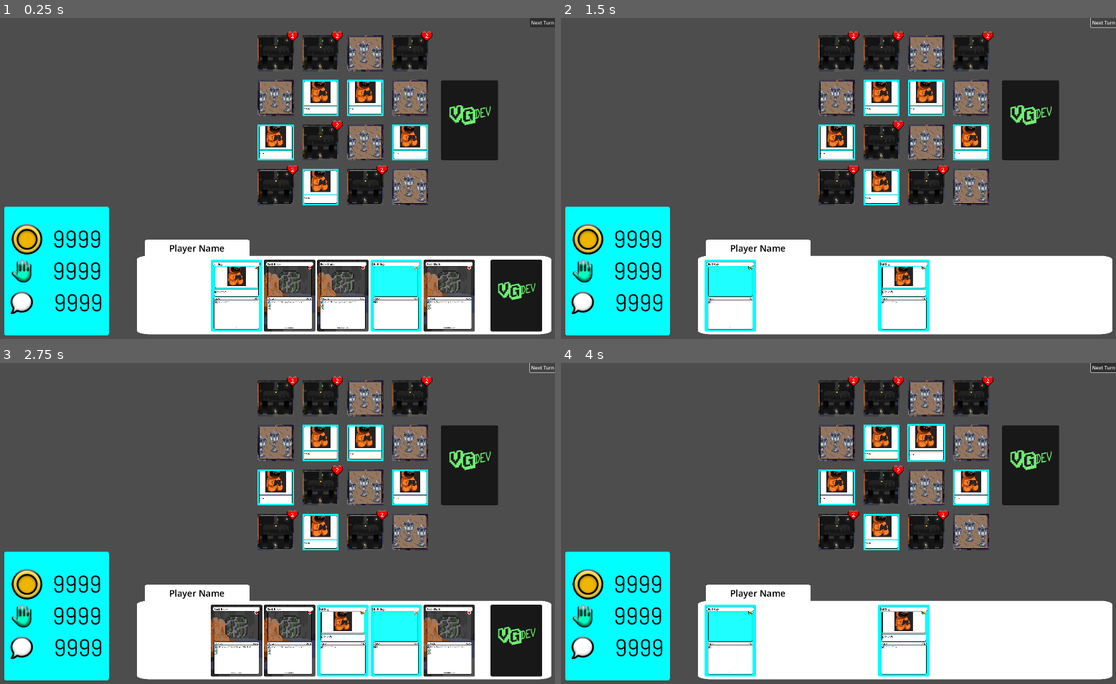
Above: before the commit, frames 1-4 (two rows, left to right).
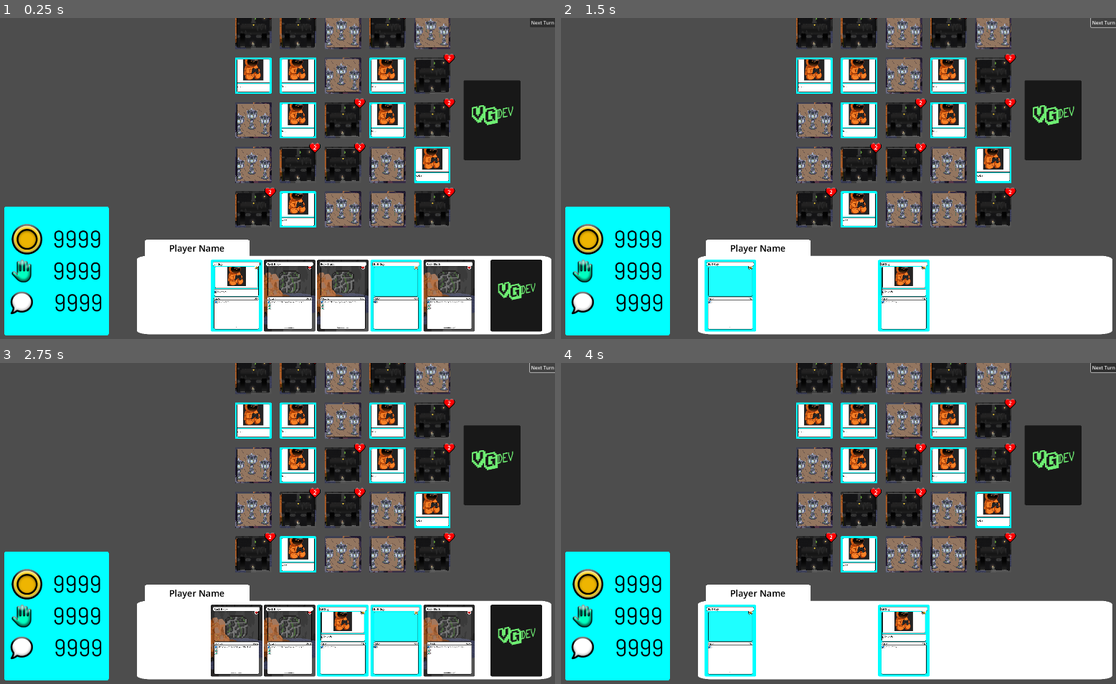
Above: after the commit, the same moments.

Repository: Maurdeer/VGDimensions
Game: Godot game, scene res://_scenes/networking/sandbox.tscn
Same seed, same stepped clock (60 frames per second), same inputs: the game is played once before the commit and once after it.
Inputs (mouse positions are in pixels of both pictures, inside the frame that each line leads up to):
- Up to frame 1 (0.25 s): no input
- Up to frame 2 (1.5 s): click "Next Turn" at 0.5 s; click "Next Turn" at 1.25 s
- Up to frame 3 (2.75 s): click "Next Turn" at 2 s
- Up to frame 4 (4 s): tap Enter at 2.75 s; drag from (838, 398) to (927, 443) at 2.77 s; tap Space at 3.5 s; drag from (838, 398) to (927, 443) at 3.52 s

The runs differ from the first frame. In frame 1, 22% of the frame differs, in the area x 42-94%, y 0-66%; in frame 2, 22%; in frame 3, 22%; in frame 4, 22%.

Commit message:
resolved some states

Diff:
--- a/_scenes/networking/sandbox.tscn
+++ b/_scenes/networking/sandbox.tscn
@@ -28,6 +28,7 @@
 script = ExtResource("1_em4v1")
 cards = Array[ExtResource("2_cs1dx")]([ExtResource("3_5h11k"), ExtResource("3_5h11k"), ExtResource("3_5h11k"), ExtResou …(184 unchanged characters)…
 card_pack = ExtResource("5_dy7xj")
+initial_grid_size = Vector2i(5, 5)
 infinite_resources = true
 
 [node name="Camera2D" type="Camera2D" parent="."]
--- a/_scripts/RiftGrid.gd
+++ b/_scripts/RiftGrid.gd
@@ -80,8 +80,13 @@
 	#get card from deck
 	var new_card: Card
 	if _rift_deck.is_empty():
+		# Must have cards in discard pile to shuffle in
 		_rift_deck.mergeDeck(_rift_discard_pile)
 		_rift_deck.shuffleDeck()
+
+	if _rift_deck.is_empty():
+		# Holy bananza bro, time to double this deck I guess
+		_double_rift_deck()
 
 	new_card = _rift_deck.remove_top_card()
 
@@ -167,9 +172,9 @@
 		place_card(deck_pos_b, temp_deck.remove_top_card())
 
 func shuffle_card_back_in_deck(shuffleCard: Card, targetDeck: Deck):
+	shuffleCard.card_sm.transition_to_state(CardStateMachine.StateType.UNDEFINED)
 	targetDeck.addCard(shuffleCard)
 	targetDeck.shuffleDeck()
-	return
 
 func shift_decks_horizontally(start_pos: Vector2i, offset: int):
 	if not is_valid_pos(start_pos):
@@ -284,3 +289,12 @@
 	for y in rift_grid_height:
 		for x in rift_grid_width:
 			grid[y][x].get_top_card().on_state_of_grid_change()
+
+# Only when things get CRAAAAZZZZZYYY
+# This should hopefully not happen, unless the deck isn't created that well
+func _double_rift_deck() -> void:
+	for card_ref in _card_refs:
+		var card: Card = card_ref.duplicate() as Card
+		_rift_deck.addCard(card)
+		card.card_sm.transition_to_state(CardStateMachine.StateType.UNDEFINED)
+	_rift_deck.shuffleDeck()
--- a/_scripts/card/position_card_states/in_hand_card_state.gd
+++ b/_scripts/card/position_card_states/in_hand_card_state.gd
@@ -5,8 +5,11 @@
 	card.card_sm.transition_to_state(CardStateMachine.StateType.INTERACTABLE)
 	gridcard_visualizer.visible = false
 	gridcard_back.visible = false
+	gridcard_shape.disabled = true
+
 	card_visualizer.visible = true
 	card_back.visible = true
+	card_shape.disabled = false
 	card.flip_reveal()
 
 func clicked_on() -> void:
--- a/_scripts/card/position_card_states/undefined_card_state.gd
+++ b/_scripts/card/position_card_states/undefined_card_state.gd
@@ -3,3 +3,10 @@
 
 func enter() -> void:
 	card.card_sm.transition_to_state(CardStateMachine.StateType.UNINTERACTABLE)
+	gridcard_visualizer.visible = false
+	gridcard_back.visible = false
+	gridcard_shape.disabled = true
+
+	card_visualizer.visible = true
+	card_back.visible = true
+	card_shape.disabled = false
--- a/_scripts/managers/game_manager.gd
+++ b/_scripts/managers/game_manager.gd
@@ -8,6 +8,7 @@
 @export var cards: Array[CardResource]
 @export var card_pack: CardPackResource
 @export var shop_initial_packs: Array[CardPackResource]
+@export var initial_grid_size: Vector2i = Vector2i(3, 3)
 
 @export_category("Developer Tests")
 @export var infinite_resources: bool = false
@@ -36,8 +37,8 @@
 
 func setup_rift_grid():
 	rift_grid.rift_card_pack = card_pack
-	rift_grid.rift_grid_height = 4
-	rift_grid.rift_grid_width = 4
+	rift_grid.rift_grid_height = initial_grid_size.y
+	rift_grid.rift_grid_width = initial_grid_size.x
 	rift_grid.draw_initial_grid()
 
 func create_cards_for_player_hand():
